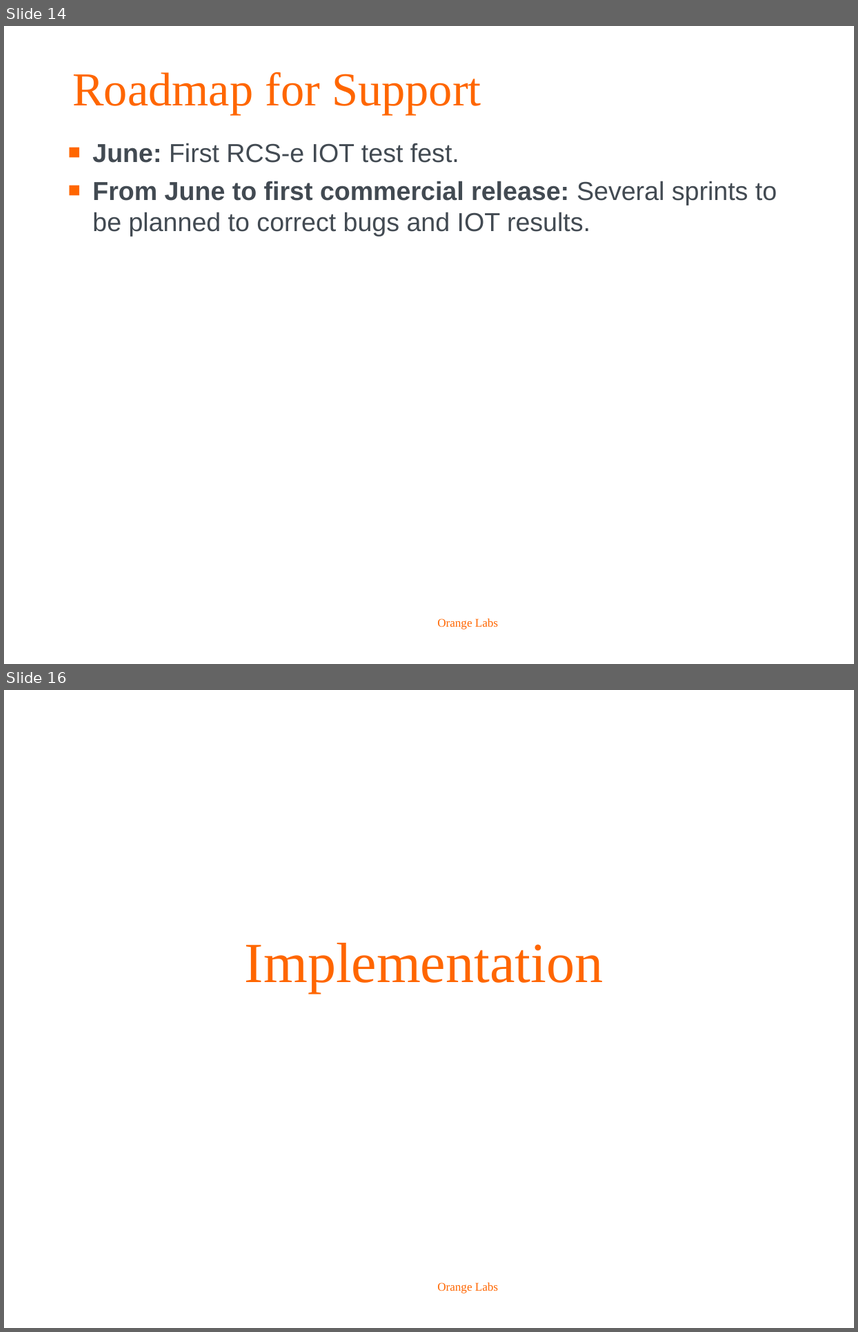
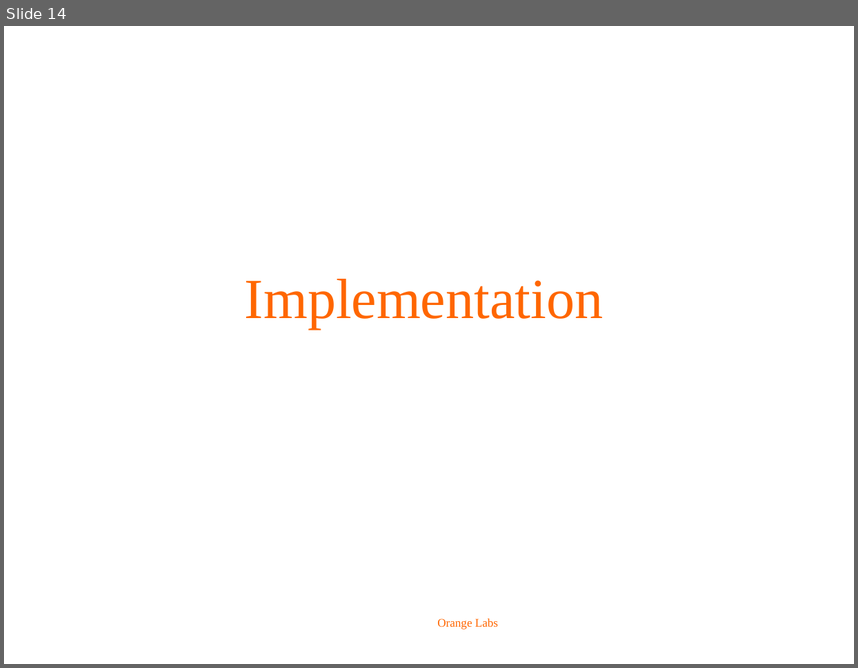
Before and after one commit to biddyweb/android-rcs-ims-stack, a slide deck: doc/roadmap/OrangeLabs_RCS-e_stack_roadmap.ppt. Shown one above the other, each under a label of ours: slides 14 and 16 before the commit, slide 14 after it; the slides between them are not shown. The pictures are 858x1332 and 858x668 pixels, drawn with LibreOffice and Linux fonts; fonts in the diff are those of the drawing; background and template pictures are left out. Boxes give left, top, right and bottom in pixels: in the first picture for what was removed or moved away, otherwise in the second. Text is boxed around its words. In the diff, an @@ line names an element or a change of style, - is before the commit and + after.

```diff
--- a/doc/roadmap/OrangeLabs_RCS-e_stack_roadmap.ppt
+++ b/doc/roadmap/OrangeLabs_RCS-e_stack_roadmap.ppt
@@ slide 14 removed at <box>4,26,854,664</box>, background #FFFFFF; not listed: 1 template element that a slide beside it also shows @@
@@ title removed at <box>72,72,481,114</box> @@
-Roadmap for Support
@@ text removed at <box>92,143,777,236</box> @@
-■ June: First RCS-e IOT test fest.
-■ From June to first commercial release: Several sprints to be planned to correct bugs and IOT results.
@@ what was slide 16 is now slide 14 @@
```
Also in this commit, not shown: 1 other slide removed, 1 other file.
